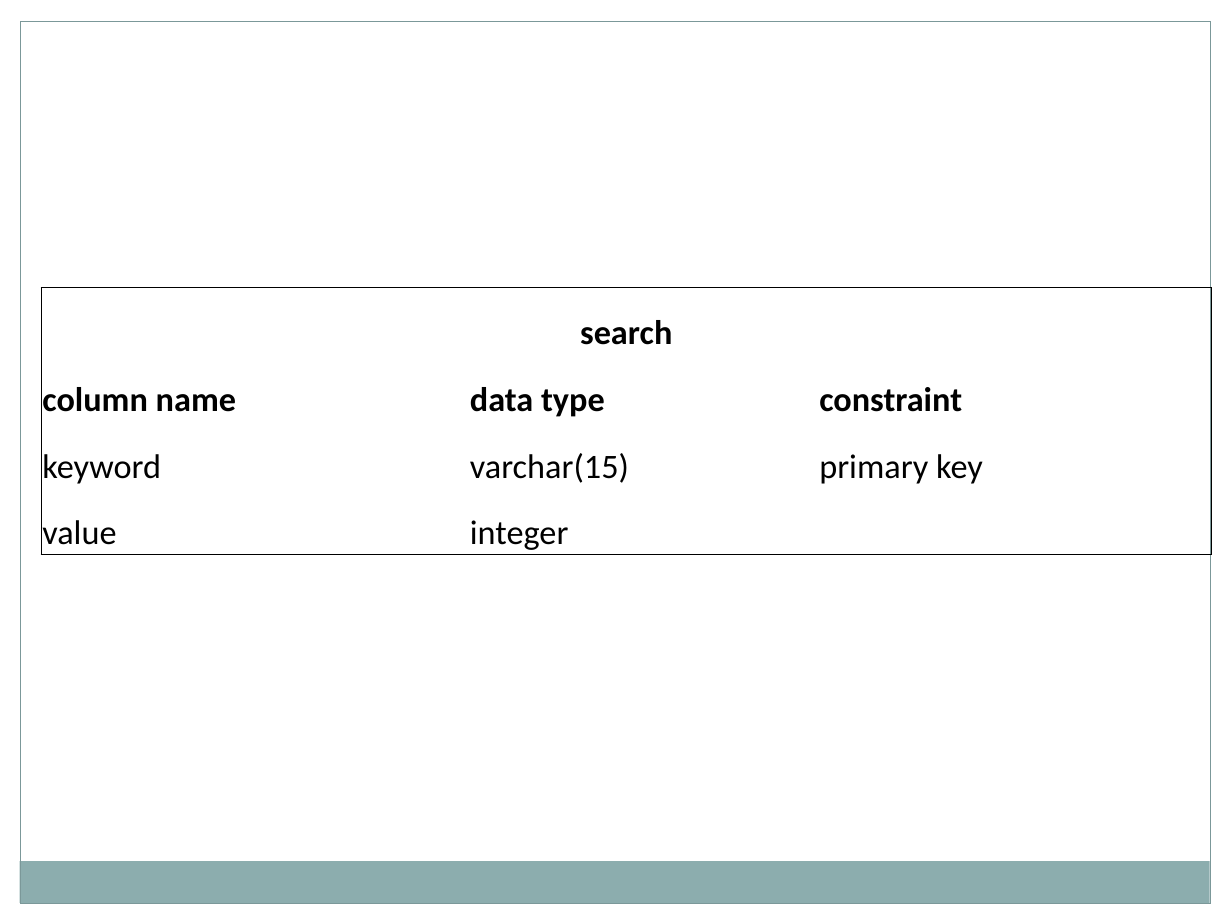
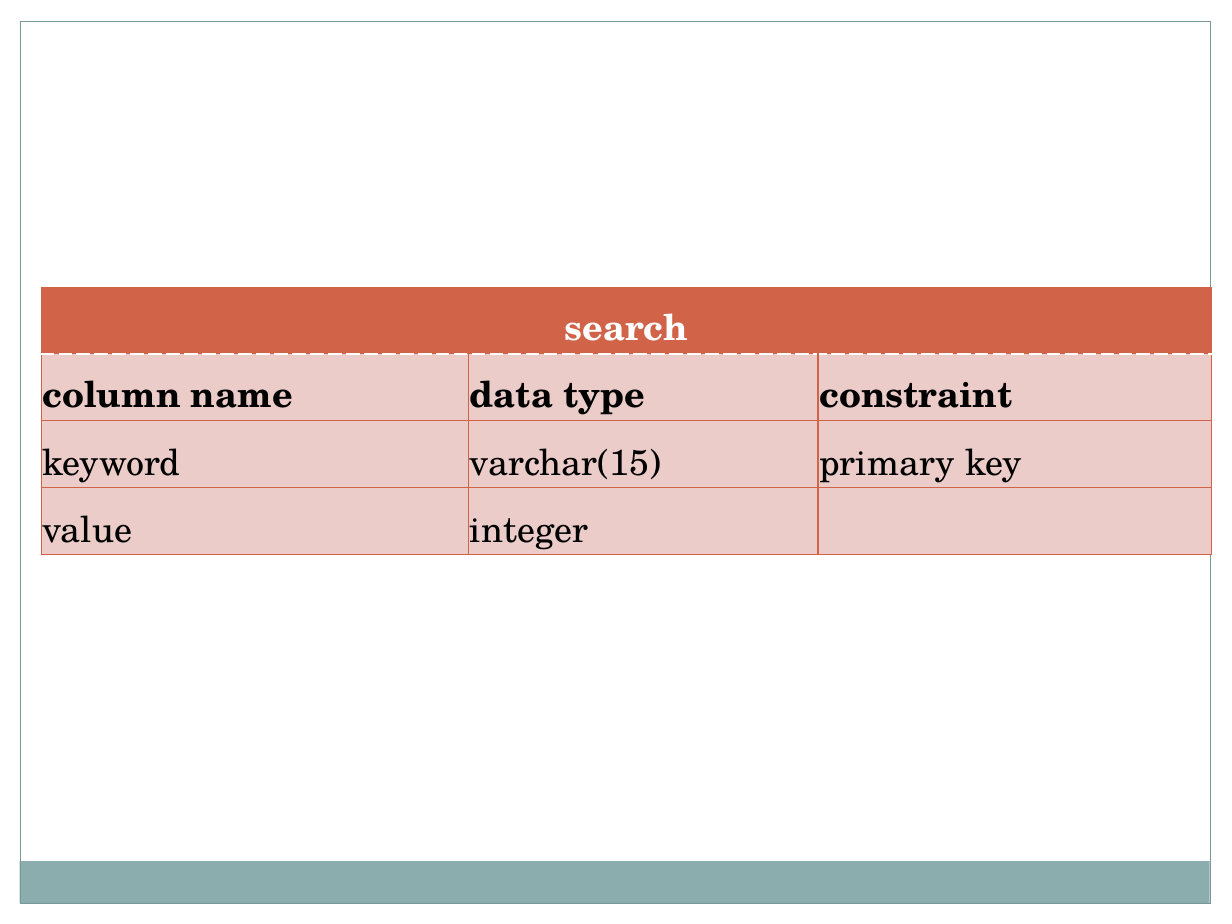
Before and after one commit to Bsccs/tutorial-site, a slide deck: slide 48 of documentation/project.pptx (slide 47 before the commit). Drawn at 1232x924 pixels with LibreOffice and Linux fonts; fonts in the diff are those of the drawing. Boxes give left, top, right and bottom in pixels: in the first picture for what was removed or moved away, otherwise in the second. Text is boxed around its words. In the diff, an @@ line names an element or a change of style, - is before the commit and + after.

```diff
--- a/documentation/project.pptx
+++ b/documentation/project.pptx
@@ table at [41, 287, 1211, 554] @@
@@ fill none to #D16349 in row 1, column 1 @@
@@ size 20 to 21 pt, font Calibri to TeX Gyre Schola @@
@@ text colour #000000 to #FFFFFF in "search" @@
@@ borders changed @@
```
Also in this commit, not shown: 13 other slides changed, 1 slide added.
